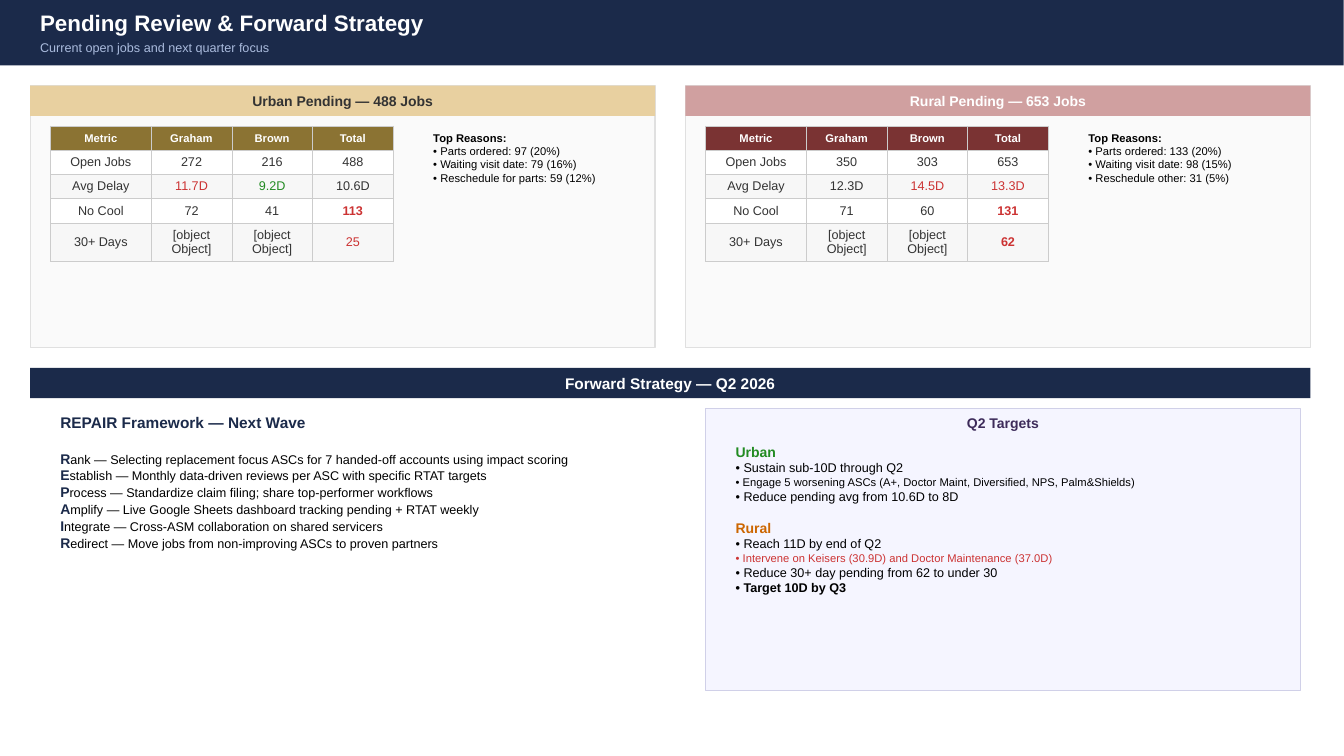
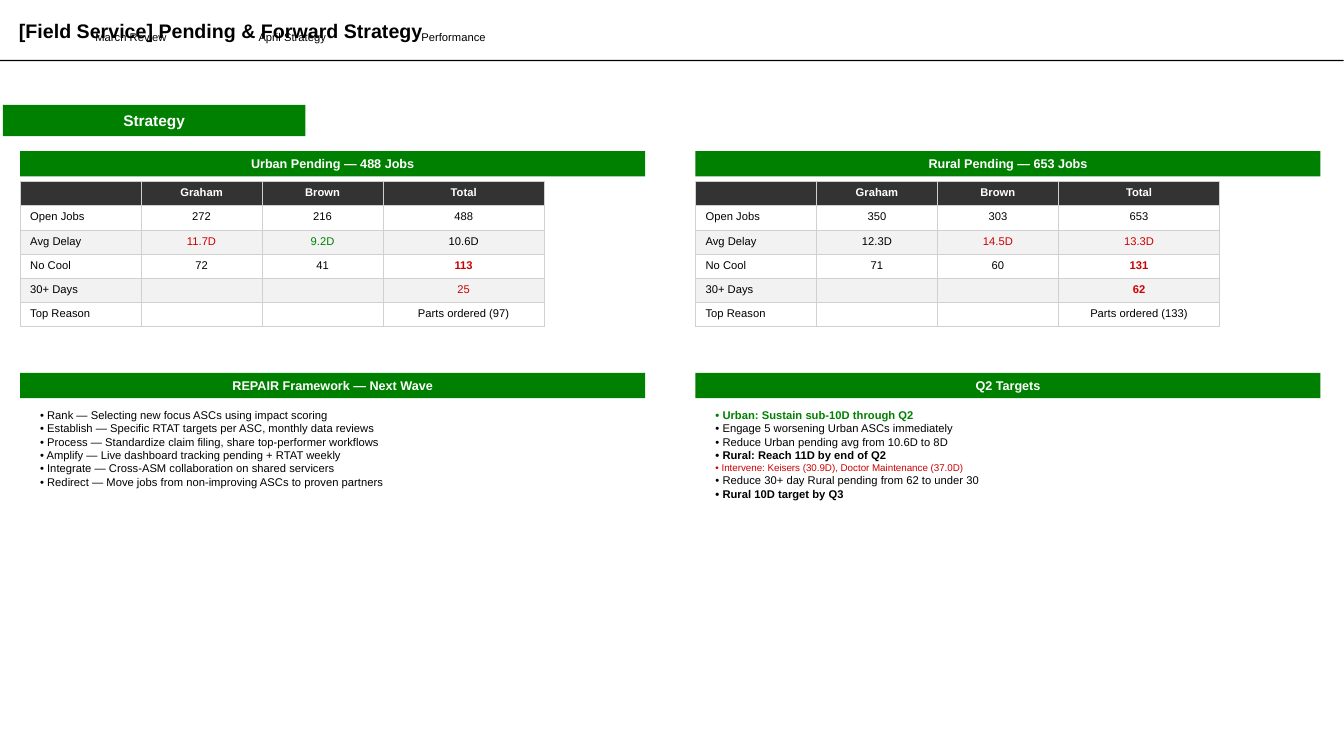
Before and after one commit to SkythenRiftorn/mbr-slides, a slide deck: slide 3 of MBR_VersionB_Story.pptx. Drawn at 1344x756 pixels with LibreOffice and Linux fonts; fonts in the diff are those of the drawing. Boxes give left, top, right and bottom in pixels: in the first picture for what was removed or moved away, otherwise in the second. Text is boxed around its words. In the diff, an @@ line names an element or a change of style, - is before the commit and + after.

```diff
--- a/MBR_VersionB_Story.pptx
+++ b/MBR_VersionB_Story.pptx
@@ rectangle removed at [0,0,1344,66] @@
@@ text at [19,23,422,42]: text changed; size 16 to 14 pt; text colour #FFFFFF to #000000 @@
-Pending Review & Forward Strategy
+[Field Service] Pending & Forward Strategy
@@ text removed at [40,43,269,55] @@
-Current open jobs and next quarter focus
@@ text added at [95,33,167,44], 8 pt, text #000000 @@
+March Review
@@ text added at [259,33,326,44], 8 pt, text #000000 @@
+April Strategy
@@ text added at [421,33,485,41], 8 pt, text #000000 @@
+Performance
@@ line added from (0, 60) to (1344, 60), #000000 1 pt @@
@@ rectangle removed at [30,86,655,348] @@
@@ rectangle removed at [30,86,655,116] @@
@@ rectangle removed at [686,86,1311,348] @@
@@ rectangle removed at [686,86,1311,116] @@
@@ rectangle added at [3,105,306,136], fill #008000 @@
@@ text added at [123,115,185,130], 11 pt, text #FFFFFF, bold @@
+Strategy
@@ text removed at [433,134,596,184] @@
-Top Reasons:
-• Parts ordered: 97 (20%)
-• Waiting visit date: 79 (16%)
-• Reschedule for parts: 59 (12%)
@@ text removed at [1088,134,1232,184] @@
-Top Reasons:
-• Parts ordered: 133 (20%)
-• Waiting visit date: 98 (15%)
-• Reschedule other: 31 (5%)
@@ rectangle "Urban Pending — 488 Jobs": place and size @@
-rectangle "Urban Pending — 488 Jobs" at [252,96,433,109]
+rectangle "Urban Pending — 488 Jobs" at [20,151,645,176]
@@ rectangle "Urban Pending — 488 Jobs" at [20,151,645,176]: size 10 to 9 pt, text colour #333333 to #FFFFFF; fill none to #008000 @@
@@ rectangle "Rural Pending — 653 Jobs": place and size @@
-rectangle "Rural Pending — 653 Jobs" at [910,96,1086,109]
+rectangle "Rural Pending — 653 Jobs" at [696,151,1321,176]
@@ rectangle "Rural Pending — 653 Jobs" at [696,151,1321,176]: size 10 to 9 pt; fill none to #008000 @@
@@ table at [20,181,544,323] @@
-row 1, column 1: Metric
+row 1, column 1: 
-row 5: 30+ Days | [object Object] | [object Object] | 25
+row 5: 30+ Days |  |  | 25
+row 6: Top Reason |  |  | Parts ordered (97)
@@ table: place and size @@
-table at [50,126,393,260]
+table at [20,181,544,323]
@@ table at [696,181,1220,323] @@
-row 1, column 1: Metric
+row 1, column 1: 
-row 5: 30+ Days | [object Object] | [object Object] | 62
+row 5: 30+ Days |  |  | 62
+row 6: Top Reason |  |  | Parts ordered (133)
@@ table: place and size @@
-table at [706,126,1049,260]
+table at [696,181,1220,323]
@@ rectangle added at [20,373,645,398], fill #008000 @@
@@ rectangle removed at [30,368,1311,398] @@
@@ text added at [232,381,432,390], 9 pt, text #FFFFFF, bold @@
+REPAIR Framework — Next Wave
@@ text removed at [565,378,775,392] @@
-Forward Strategy — Q2 2026
@@ text "Q2 Targets": place and size @@
-text "Q2 Targets" at [967,418,1038,431]
+text "Q2 Targets" at [976,381,1041,393]
@@ text "Q2 Targets" at [976,381,1041,393]: size 10 to 9 pt, text colour #3D2B5A to #FFFFFF @@
@@ rectangle added at [696,373,1321,398], fill #008000 @@
@@ text at [47,411,383,488]: text changed; size 9 to 8 pt @@
-REPAIR Framework — Next Wave
-Rank — Selecting replacement focus ASCs for 7 handed-off accounts using impact scoring
-Establish — Monthly data-driven reviews per ASC with specific RTAT targets
-Process — Standardize claim filing; share top-performer workflows
-Amplify — Live Google Sheets dashboard tracking pending + RTAT weekly
-Integrate — Cross-ASM collaboration on shared servicers
-Redirect — Move jobs from non-improving ASCs to proven partners
+• Rank — Selecting new focus ASCs using impact scoring
+• Establish — Specific RTAT targets per ASC, monthly data reviews
+• Process — Standardize claim filing, share top-performer workflows
+• Amplify — Live dashboard tracking pending + RTAT weekly
+• Integrate — Cross-ASM collaboration on shared servicers
+• Redirect — Move jobs from non-improving ASCs to proven partners
@@ rectangle removed at [706,408,1301,691] @@
@@ text at [722,410,978,500]: text changed; size 9 to 8 pt @@
-Urban
-• Sustain sub-10D through Q2
-• Engage 5 worsening ASCs (A+, Doctor Maint, Diversified, NPS, Palm&Shields)
-• Reduce pending avg from 10.6D to 8D
-Rural
-• Reach 11D by end of Q2
-• Intervene on Keisers (30.9D) and Doctor Maintenance (37.0D)
-• Reduce 30+ day pending from 62 to under 30
-• Target 10D by Q3
+• Urban: Sustain sub-10D through Q2
+• Engage 5 worsening Urban ASCs immediately
+• Reduce Urban pending avg from 10.6D to 8D
+• Rural: Reach 11D by end of Q2
+• Intervene: Keisers (30.9D), Doctor Maintenance (37.0D)
+• Reduce 30+ day Rural pending from 62 to under 30
+• Rural 10D target by Q3
```
Also in this commit, not shown: 2 other slides changed, 1 other file.
